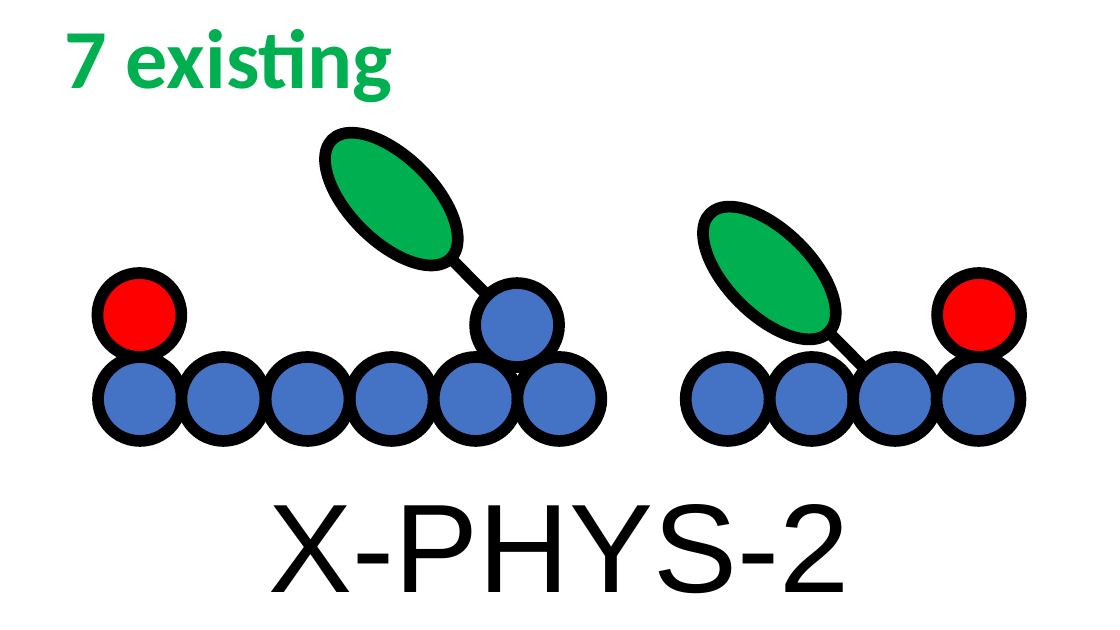
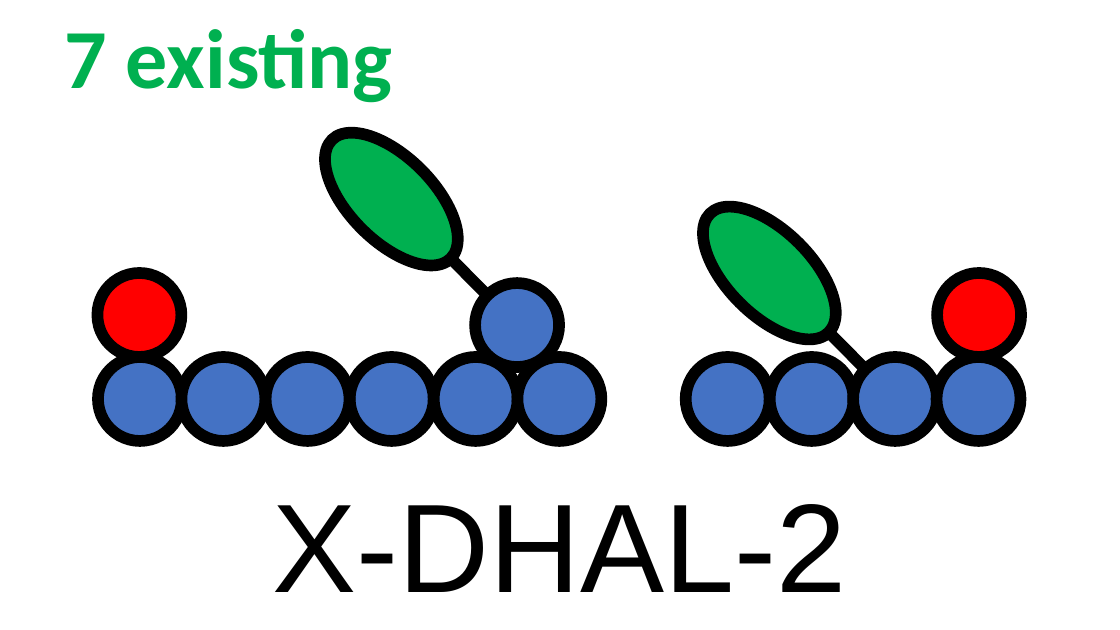
Before and after one commit to rzk1/ullmann, a slide deck: slide 31 of Labels/labels.pptx. Drawn at 1120x630 pixels with LibreOffice and Linux fonts; fonts in the diff are those of the drawing. Boxes give left, top, right and bottom in pixels: in the first picture for what was removed or moved away, otherwise in the second. Text is boxed around its words. In the diff, an @@ line names an element or a change of style, - is before the commit and + after.

```diff
--- a/Labels/labels.pptx
+++ b/Labels/labels.pptx
@@ text at [272, 504, 846, 592]: text changed @@
-X-PHYS-2
+X-DHAL-2
```
Also in this commit, not shown: 2 other slides changed, 13 other files.
